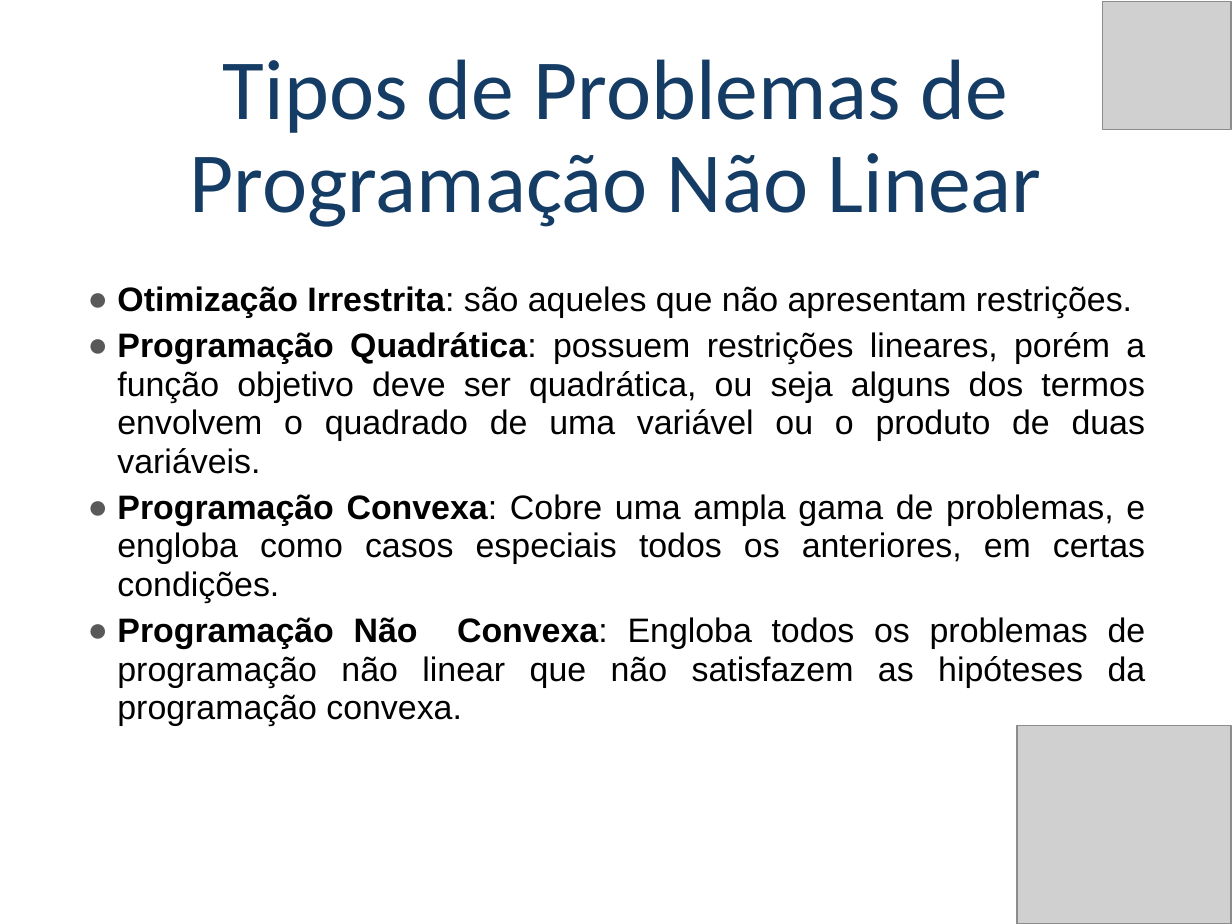
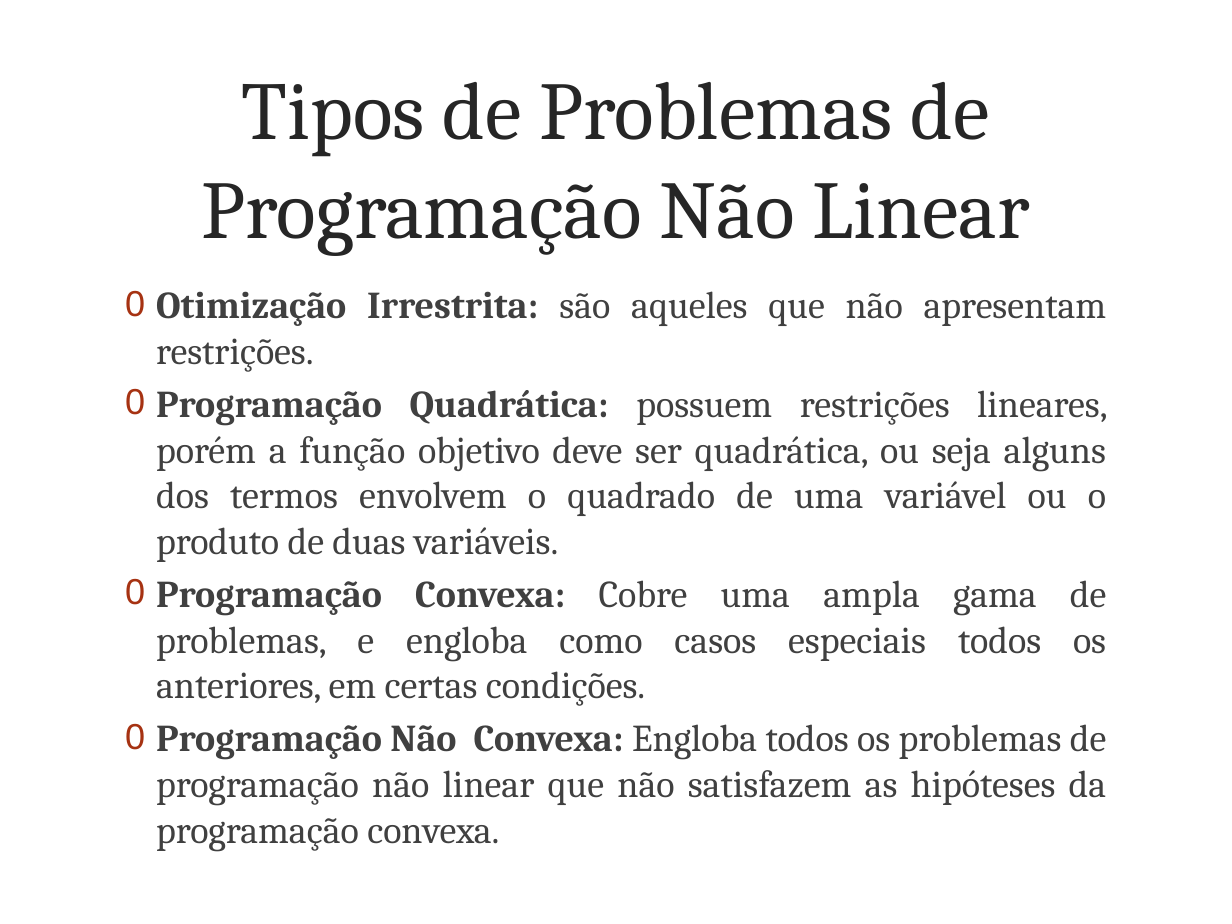
Before and after one commit to poparatodos/Pesquisa-Operacional-Para-Todos, a slide deck: slide 3 of assets/slides/po2/Programação Não Linear.pptx. Drawn at 1232x924 pixels with LibreOffice and Linux fonts; fonts in the diff are those of the drawing; grey boxes stand for pictures; background and template pictures are left out. Boxes give left, top, right and bottom in pixels: in the first picture for what was removed or moved away, otherwise in the second. Text is boxed around its words. In the diff, an @@ line names an element or a change of style, - is before the commit and + after.

Commit message:
feat: reestrutura conteúdo completo de PO II com 10 aulas e slides
Adiciona todas as aulas de PO II organizadas por unidade temática:
- Aulas 2 a 10 com vídeos, abas e slides respectivos
- Inclui slides de Grafos, Árvores Geradoras, Dijkstra, Otimização em Redes, PERT/CPM, Teoria dos Jogos, PI e PNL

```diff
--- a/assets/slides/po2/Programação Não Linear.pptx
+++ b/assets/slides/po2/Programação Não Linear.pptx
@@ picture removed at [1103,1,1231,129] @@
@@ title "Tipos de Problemas de Programação ...": place and size @@
-title "Tipos de Problemas de Programação ..." at [190,59,1042,227]
+title "Tipos de Problemas de Programação ..." at [202,82,1030,256]
@@ title "Tipos de Problemas de Programação ..." at [202,82,1030,256]: size 50 to 48 pt, font Calibri to Cambria, text colour #143C64 to #262626; line spacing 0.9 to 1; vertical alignment bottom to middle @@
@@ text "Otimização Irrestrita: são aqueles que ...": place and size @@
-text "Otimização Irrestrita: são aqueles que ..." at [117,286,1146,726]
+text "Otimização Irrestrita: são aqueles que ..." at [156,291,1107,806]
@@ text "Otimização Irrestrita: são aqueles que ..." at [156,291,1107,806]: size 19.8 to 22.2 pt, font Arial to Cambria, text colour #000000 to #404040; bold on in "Irrestrita:", "Quadrática:", "Convexa:", "Convexa:"; bullet ● to 0; line spacing 0.95 to 1; more space between paragraphs; bullet colour #595959 to #A63212 @@
@@ picture removed at [1016,726,1231,924] @@
```
Also in this commit, not shown: 31 other slides changed, 11 other files.
